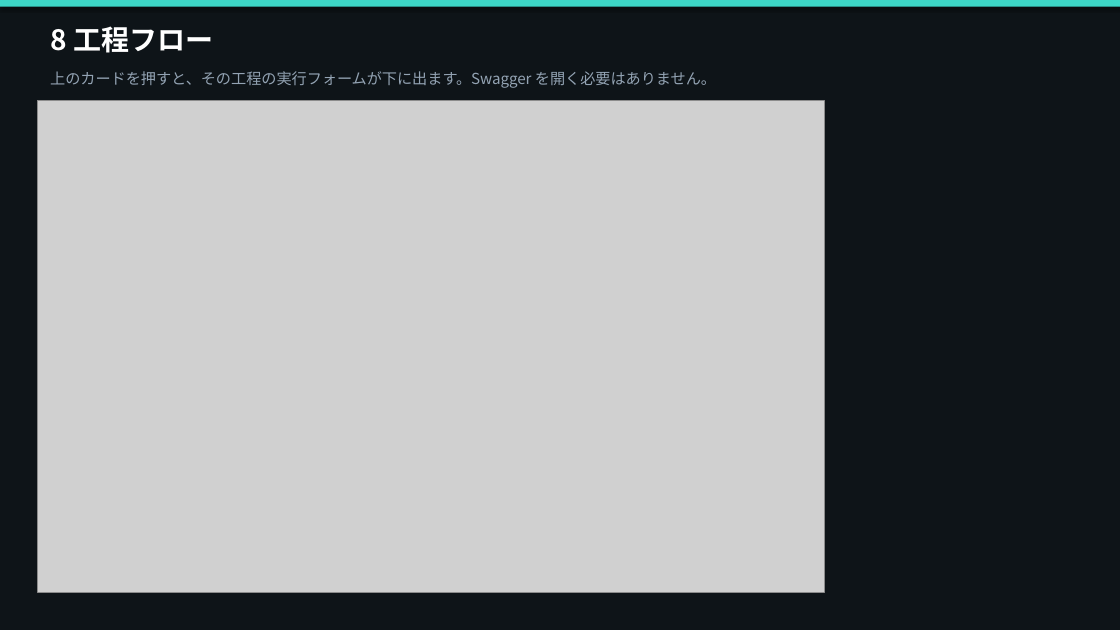
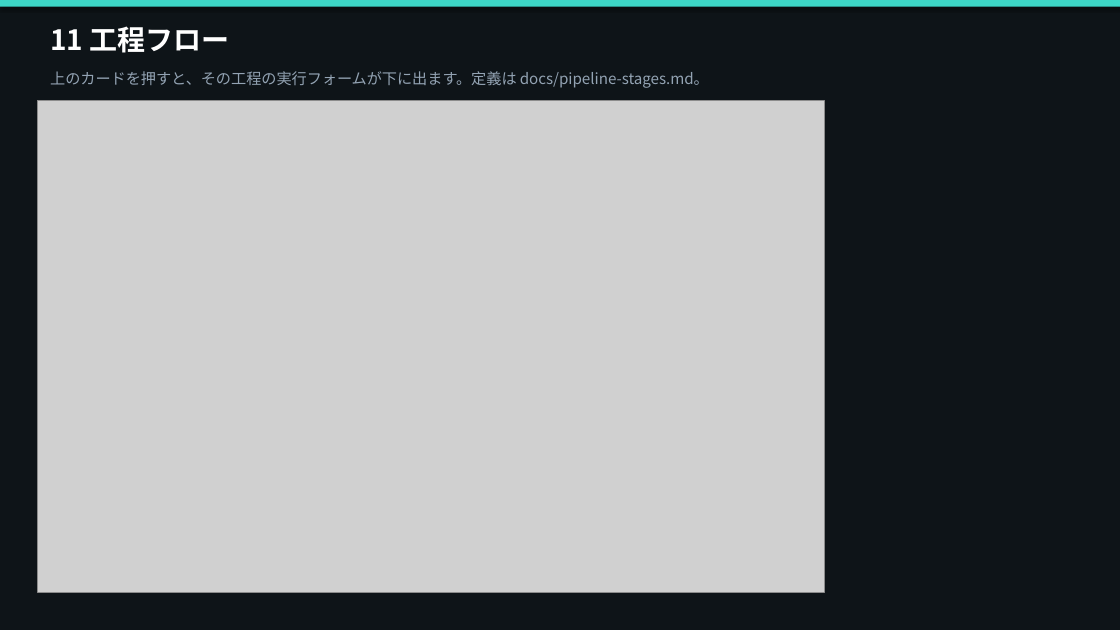
Before and after one commit to xeno1983/MLOPs_DEV, a slide deck: slide 6 of docs/procedure/UGV_MLOps_データ取込からデプロイ手順.pptx. Drawn at 1120x630 pixels with LibreOffice and Linux fonts; fonts in the diff are those of the drawing; grey boxes stand for pictures. Boxes give left, top, right and bottom in pixels: in the first picture for what was removed or moved away, otherwise in the second. Text is boxed around its words. In the diff, an @@ line names an element or a change of style, - is before the commit and + after.

```diff
--- a/docs/procedure/UGV_MLOps_データ取込からデプロイ手順.pptx
+++ b/docs/procedure/UGV_MLOps_データ取込からデプロイ手順.pptx
@@ text at <box>50,26,230,53</box>: text changed @@
-8 工程フロー
+11 工程フロー
@@ text at <box>50,71,709,88</box>: text changed @@
-上のカードを押すと、その工程の実行フォームが下に出ます。Swagger を開く必要はありません。
+上のカードを押すと、その工程の実行フォームが下に出ます。定義は docs/pipeline-stages.md。
```
Also in this commit, not shown: 15 other slides changed, 3 slides added, 1 slide removed, 40 other files.
